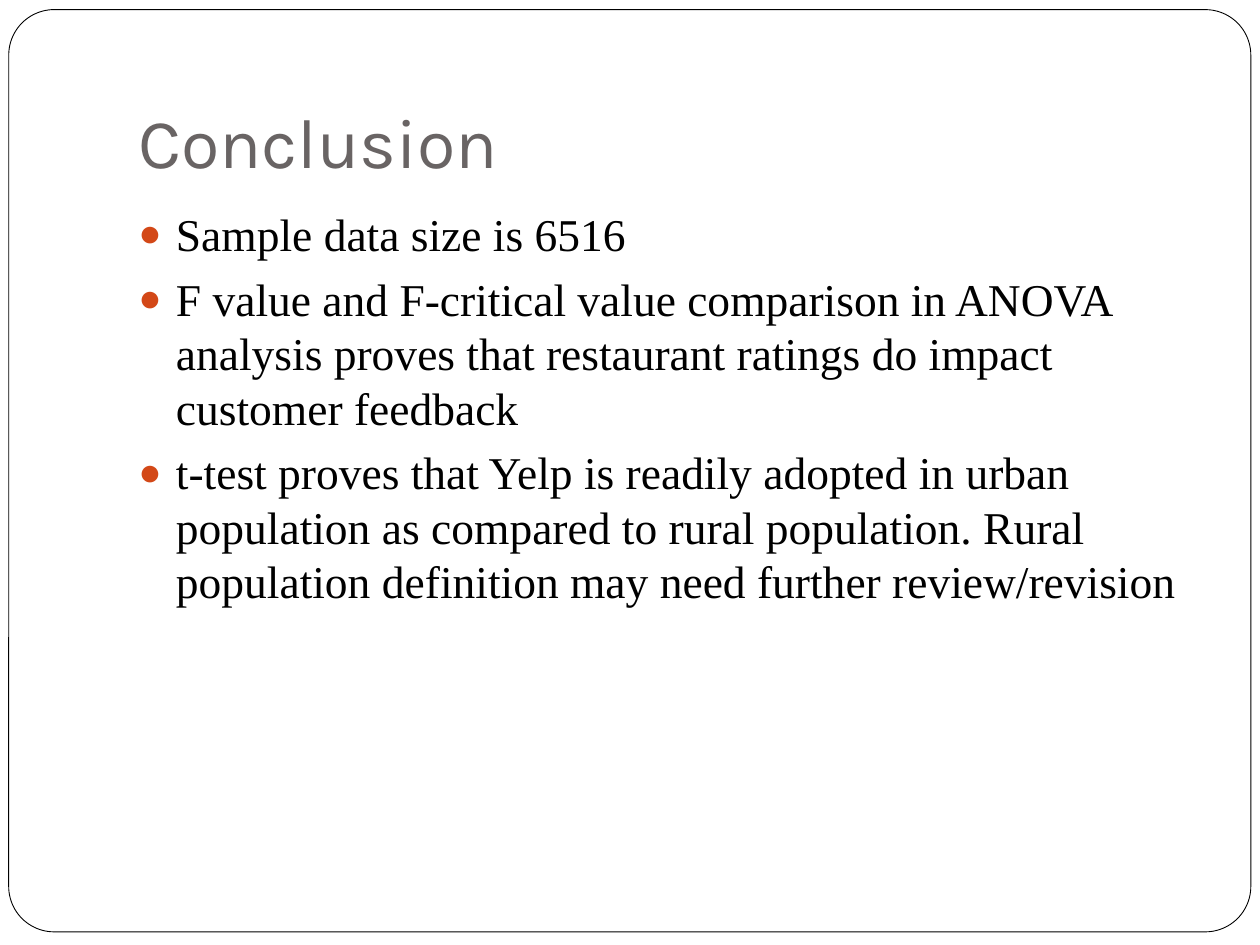
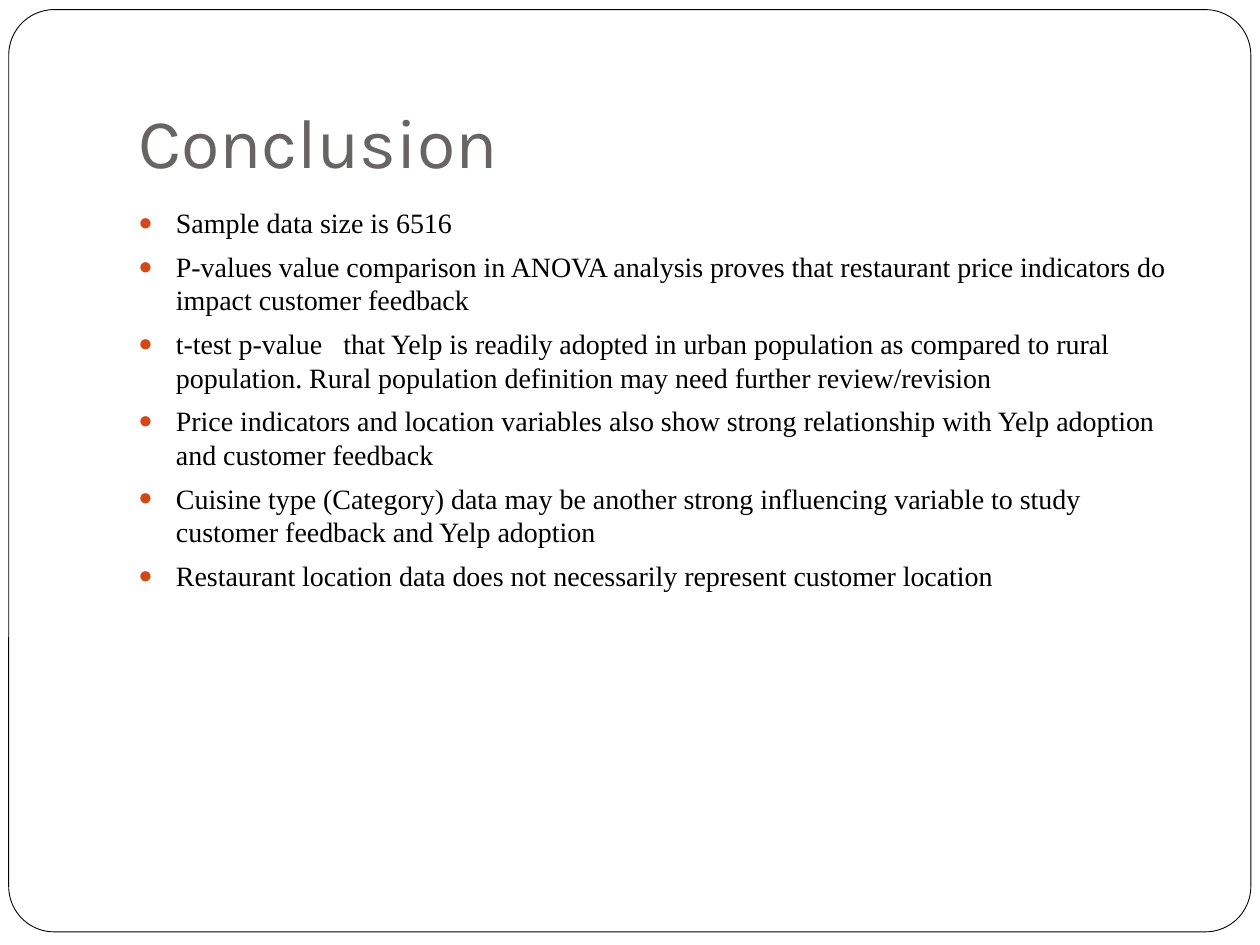
Before and after one commit to achin83/MayUulYanAnd, a slide deck: slide 11 of Project 1.ppt (slide 5 before the commit). Drawn at 1260x945 pixels with LibreOffice and Linux fonts; fonts in the diff are those of the drawing. Boxes give left, top, right and bottom in pixels: in the first picture for what was removed or moved away, otherwise in the second. Text is boxed around its words. In the diff, an @@ line names an element or a change of style, - is before the commit and + after.

```diff
--- a/Project 1.ppt
+++ b/Project 1.ppt
@@ text at box(176, 213, 452, 239): size 26 to 16 pt in "Sample data size is 6516" @@
@@ text at box(176, 257, 1165, 591): text changed; size 26 to 16 pt @@
-● F value and F-critical value comparison in ANOVA analysis proves that restaurant ratings do impact customer feedback
-● t-test proves that Yelp is readily adopted in urban population as compared to rural population. Rural population definition may need further review/revision
+● P-values value comparison in ANOVA analysis proves that restaurant price indicators do impact customer feedback
+● t-test p-value that Yelp is readily adopted in urban population as compared to rural population. Rural population definition may need further review/revision
+● Price indicators and location variables also show strong relationship with Yelp adoption and customer feedback
+● Cuisine type (Category) data may be another strong influencing variable to study customer feedback and Yelp adoption
+● Restaurant location data does not necessarily represent customer location
```
Also in this commit, not shown: 2 other slides changed, 7 slides added, 1 slide removed, 2 other files.
